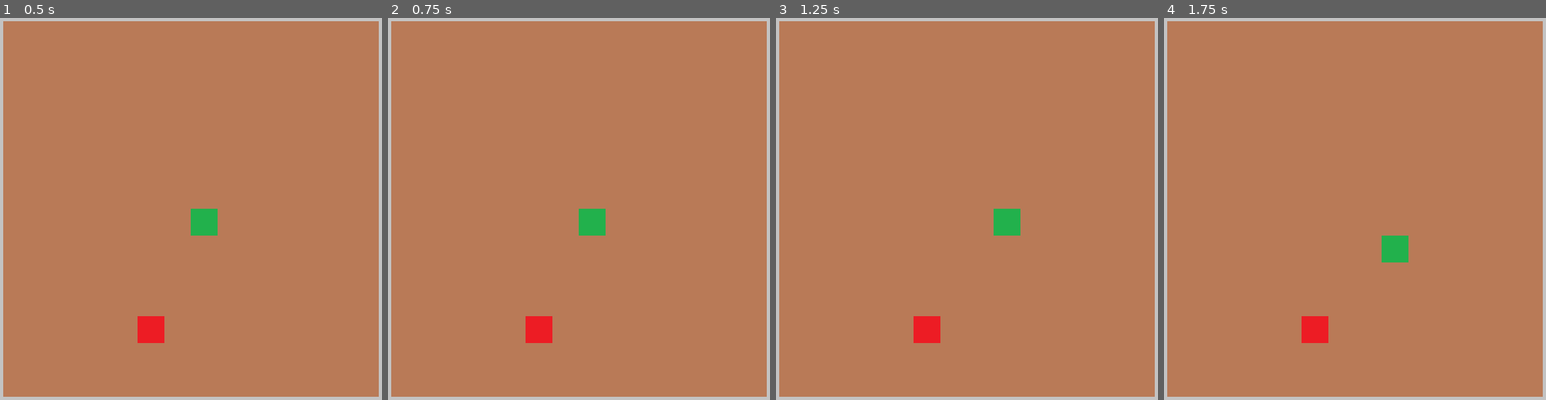
Above: before the commit, frames 1-4 (left to right).
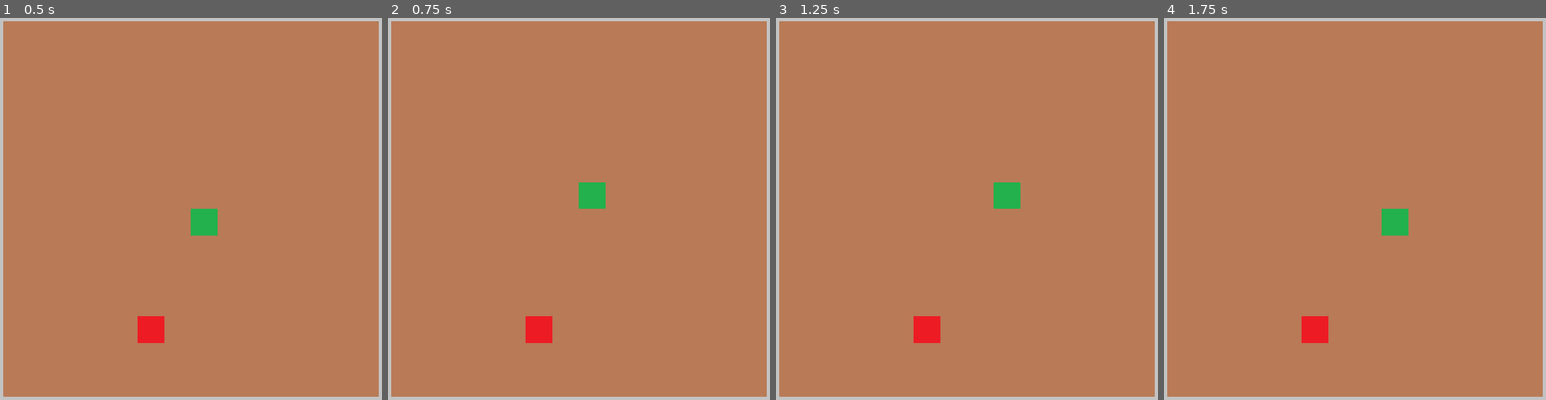
Above: after the commit, the same moments.

Repository: Sebastian-Musial/Snake---The-game
Game: Godot game, scene res://game/Game.tscn
The game is run twice, just before and just after one commit, with the same random seed, the same clock (stepped at 60 frames per second) and the same inputs.
Inputs:
- Up to frame 1 (0.5 s): no input
- Up to frame 2 (0.75 s): tap Enter at 0.5 s; hold Right from 0.53 s (still down)
- Up to frame 3 (1.25 s): keep holding Right
- Up to frame 4 (1.75 s): release Right at 1.28 s; hold Down from 1.28 s (still down)

Frame 1 is identical in both runs. In frame 2, 1.0% of the frame differs, in the area x 49-57%, y 43-57%; in frame 3, 1.0%; in frame 4, 1.0%, in the area x 56-64%, y 49-64%.

Commit message:
Create and add music

Diff:
--- a/snake-the-game/game/Game.gd
+++ b/snake-the-game/game/Game.gd
@@ -112,7 +112,7 @@
 	draw_wall()
 	draw_snake()
 	draw_fruit()
-	Turn_Timer.wait_time = 0.8   # 800 ms
+	Turn_Timer.wait_time = 0.5   # 800 ms
 	Turn_Timer.one_shot = false  # Timer powtarzalny - Gdyby True to wywołał by się tylko raz
 	Turn_Timer.start()           #Start odliczania czasu
 
--- a/snake-the-game/game/Game.tscn
+++ b/snake-the-game/game/Game.tscn
@@ -1,7 +1,8 @@
-[gd_scene load_steps=5 format=3 uid="uid://d1vngybyiyqlq"]
+[gd_scene load_steps=6 format=3 uid="uid://d1vngybyiyqlq"]
 
 [ext_resource type="Script" uid="uid://dep2hg8wkwgea" path="res://game/Game.gd" id="1_qdja7"]
 [ext_resource type="Texture2D" uid="uid://du57ct4t1rwkl" path="res://TEST_Tiles.png" id="2_m71xk"]
+[ext_resource type="AudioStream" uid="uid://dw6d7x1jkbjva" path="res://Game 120 BPM.ogg" id="3_m71xk"]
 
 [sub_resource type="TileSetAtlasSource" id="TileSetAtlasSource_u44n3"]
 texture = ExtResource("2_m71xk")
@@ -43,6 +44,12 @@
 ok_button_text = "Tak"
 cancel_button_text = "Nie - Wyjdź z gry"
 
+[node name="AudioStreamPlayer" type="AudioStreamPlayer" parent="."]
+stream = ExtResource("3_m71xk")
+volume_db = -10.495
+autoplay = true
+parameters/looping = true
+
 [connection signal="timeout" from="TurnTimer" to="." method="_on_Turn_Timer_timeout"]
 [connection signal="canceled" from="LoseDialog" to="." method="_on_lose_dialog_canceled"]
 [connection signal="confirmed" from="LoseDialog" to="." method="_on_lose_dialog_confirmed"]
Not shown, added: snake-the-game/Game 120 BPM.ogg.import
Not shown, added: snake-the-game/Game 60 BPM.ogg.import
Not shown, added: snake-the-game/Game 120 BPM.ogg
Not shown, added: snake-the-game/Game 60 BPM.ogg
